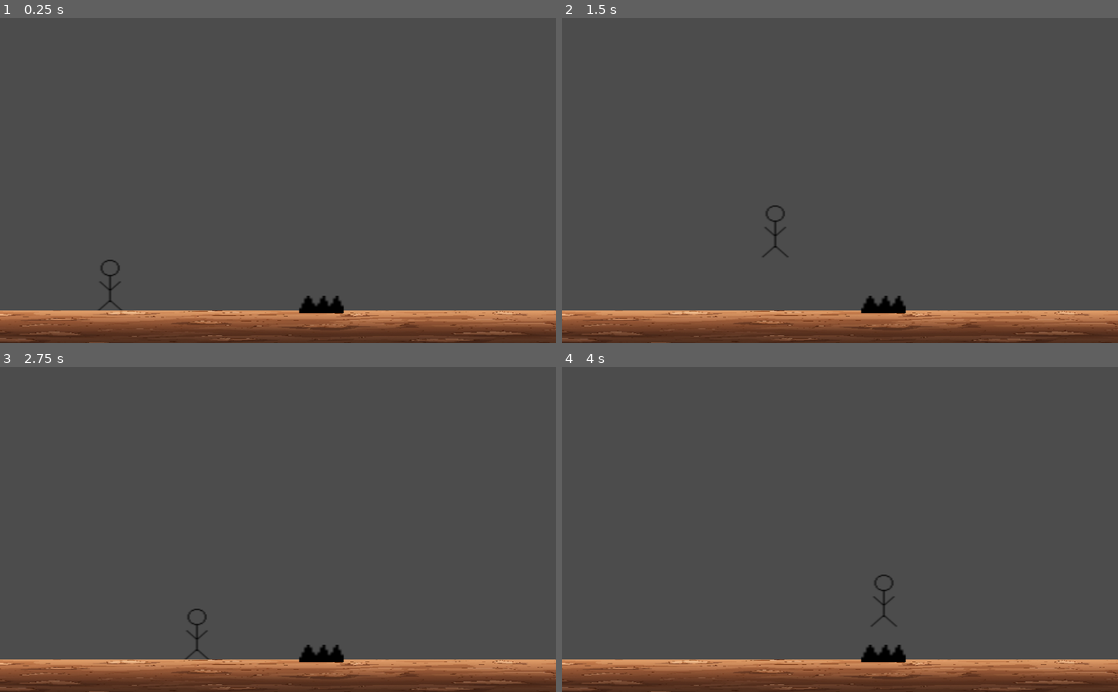
Above: before the commit, frames 1-4 (two rows, left to right).
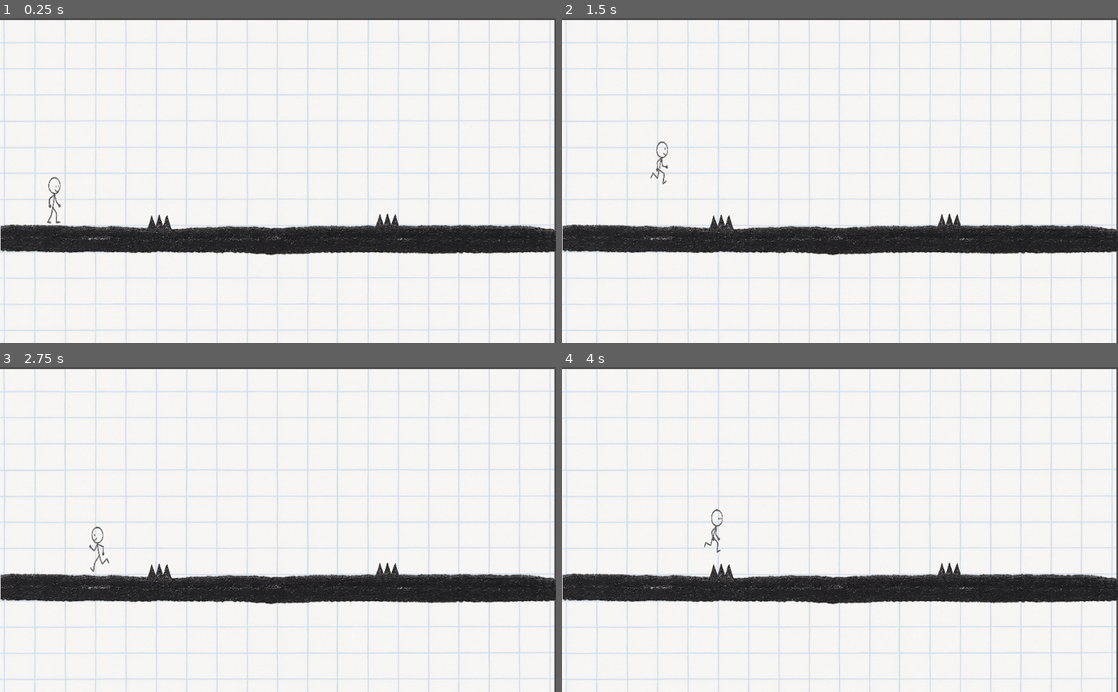
Above: after the commit, the same moments.

Repository: DanielaMarjina/Level-Devil
Game: Godot game, scene res://Main.tscn
The game is run twice, just before and just after one commit, with the same random seed, the same clock (stepped at 60 frames per second) and the same inputs.
Inputs:
- Up to frame 1 (0.25 s): no input
- Up to frame 2 (1.5 s): tap Enter at 0.5 s; hold Right (ui_right) from 0.53 s (still down); tap Up (ui_up) at 0.77 s
- Up to frame 3 (2.75 s): tap Up (ui_up) at 1.52 s; release Right (ui_right) at 2.03 s; hold Left (ui_left) from 2.03 s (still down)
- Up to frame 4 (4 s): release Left (ui_left) at 2.78 s; hold Right (ui_right) from 2.78 s (still down); tap Up (ui_up) at 3.02, 3.77 s

The runs differ from the first frame. In frame 1, 98% of the frame differs, in the area x 0-100%, y 0-100%; in frame 2, 98%; in frame 3, 98%; in frame 4, 98%.

Commit message:
Primul Level, am modificat aspectul, am pus animatii, dar nu sunt wow

Diff:
--- a/Main.tscn
+++ b/Main.tscn
@@ -1,28 +1,167 @@
-[gd_scene load_steps=5 format=2]
+[gd_scene load_steps=25 format=2]
 
 [ext_resource path="res://Player.tscn" type="PackedScene" id=1]
-[ext_resource path="res://—Pngtree—cartoon style ground texture seamless_15284635.jpg" type="Texture" id=2]
+[ext_resource path="res://ChatGPT Image Dec 5, 2025 at 11_56_46 PM.png" type="Texture" id=2]
 [ext_resource path="res://Spike.tscn" type="PackedScene" id=3]
+[ext_resource path="res://ChatGPT Image Dec 5, 2025 at 11_47_54 PM.png" type="Texture" id=4]
+[ext_resource path="res://Spike2.gd" type="Script" id=5]
+[ext_resource path="res://StartChase.gd" type="Script" id=6]
+[ext_resource path="res://ChatGPT Image Dec 6, 2025 at 12_05_59 AM.png" type="Texture" id=7]
+[ext_resource path="res://ChatGPT Image Dec 6, 2025 at 11_49_32 AM.png" type="Texture" id=8]
+
+[sub_resource type="AtlasTexture" id=13]
+flags = 4
+atlas = ExtResource( 8 )
+region = Rect2( 0, 0, 256, 341 )
+
+[sub_resource type="AtlasTexture" id=14]
+flags = 4
+atlas = ExtResource( 8 )
+region = Rect2( 0, 0, 256, 341 )
+
+[sub_resource type="AtlasTexture" id=15]
+flags = 4
+atlas = ExtResource( 8 )
+region = Rect2( 256, 0, 256, 341 )
+
+[sub_resource type="AtlasTexture" id=16]
+flags = 4
+atlas = ExtResource( 8 )
+region = Rect2( 768, 341, 256, 341 )
+
+[sub_resource type="AtlasTexture" id=17]
+flags = 4
+atlas = ExtResource( 8 )
+region = Rect2( 0, 682, 256, 341 )
+
+[sub_resource type="AtlasTexture" id=5]
+flags = 4
+atlas = ExtResource( 8 )
+region = Rect2( 0, 0, 256, 341 )
+
+[sub_resource type="AtlasTexture" id=6]
+flags = 4
+atlas = ExtResource( 8 )
+region = Rect2( 256, 0, 256, 341 )
+
+[sub_resource type="AtlasTexture" id=7]
+flags = 4
+atlas = ExtResource( 8 )
+region = Rect2( 512, 0, 256, 341 )
+
+[sub_resource type="AtlasTexture" id=8]
+flags = 4
+atlas = ExtResource( 8 )
+region = Rect2( 768, 0, 256, 341 )
+
+[sub_resource type="AtlasTexture" id=9]
+flags = 4
+atlas = ExtResource( 8 )
+region = Rect2( 0, 341, 256, 341 )
+
+[sub_resource type="AtlasTexture" id=10]
+flags = 4
+atlas = ExtResource( 8 )
+region = Rect2( 256, 341, 256, 341 )
+
+[sub_resource type="AtlasTexture" id=11]
+flags = 4
+atlas = ExtResource( 8 )
+region = Rect2( 512, 341, 256, 341 )
+
+[sub_resource type="SpriteFrames" id=4]
+animations = [ {
+"frames": [ SubResource( 13 ) ],
+"loop": true,
+"name": "idle",
+"speed": 5.0
+}, {
+"frames": [ SubResource( 14 ), SubResource( 15 ), SubResource( 16 ), SubResource( 17 ) ],
+"loop": true,
+"name": "jump",
+"speed": 14.0
+}, {
+"frames": [ SubResource( 5 ), SubResource( 6 ), SubResource( 7 ), SubResource( 8 ), SubResource( 9 ), SubResource( 10 ), SubResource( 11 ) ],
+"loop": true,
+"name": "run",
+"speed": 14.0
+} ]
 
 [sub_resource type="RectangleShape2D" id=1]
-extents = Vector2( 579.75, 27 )
+extents = Vector2( 1087.38, 30.5 )
+
+[sub_resource type="RectangleShape2D" id=2]
+extents = Vector2( 18.504, 40.9883 )
+
+[sub_resource type="CircleShape2D" id=3]
+radius = 10.3769
 
 [node name="Main" type="Node2D"]
 
 [node name="Player" parent="." instance=ExtResource( 1 )]
 position = Vector2( 146, 458 )
 
+[node name="AnimatedSprite" type="AnimatedSprite" parent="Player"]
+position = Vector2( 60, -10 )
+rotation = -0.00796509
+scale = Vector2( 0.5, 0.6 )
+frames = SubResource( 4 )
+animation = "idle"
+playing = true
+
 [node name="Ground" type="StaticBody2D" parent="."]
 position = Vector2( -1, -1 )
 
 [node name="Sprite" type="Sprite" parent="Ground"]
-position = Vector2( 568.375, 572.75 )
-scale = Vector2( 0.198017, 0.019761 )
+position = Vector2( 1140, 572.75 )
+scale = Vector2( 1.48, 1.8 )
 texture = ExtResource( 2 )
 
 [node name="CollisionShape2D" type="CollisionShape2D" parent="Ground"]
-position = Vector2( 581.25, 574 )
+position = Vector2( 1076.62, 570.5 )
 shape = SubResource( 1 )
 
 [node name="Spike" parent="." instance=ExtResource( 3 )]
-position = Vector2( 541, 511 )
+position = Vector2( 557, 505 )
+rotation = -0.0152327
+scale = Vector2( 1.2, 1.3 )
+
+[node name="Spike2" type="KinematicBody2D" parent="."]
+position = Vector2( 1500, 505 )
+rotation = 1.52833
+script = ExtResource( 5 )
+
+[node name="Sprite" type="Sprite" parent="Spike2"]
+position = Vector2( 15, 1 )
+rotation = -1.52189
+scale = Vector2( 0.12, 0.13 )
+texture = ExtResource( 7 )
+
+[node name="CollisionShape2D" type="CollisionShape2D" parent="Spike2"]
+position = Vector2( 13.4344, 1.75244 )
+rotation = 0.0317915
+shape = SubResource( 2 )
+
+[node name="StartChase" type="Area2D" parent="."]
+script = ExtResource( 6 )
+
+[node name="CollisionShape2D" type="CollisionShape2D" parent="StartChase"]
+position = Vector2( 700, 530 )
+rotation = -2.21008
+scale = Vector2( 5, 5 )
+shape = SubResource( 3 )
+
+[node name="Camera2D" type="Camera2D" parent="."]
+rotation = -1.25464
+offset = Vector2( 1, -118 )
+anchor_mode = 0
+current = true
+zoom = Vector2( 2.1, 1.7 )
+
+[node name="Background" type="Sprite" parent="."]
+show_behind_parent = true
+position = Vector2( 1070, 400 )
+scale = Vector2( 1.4, 1 )
+texture = ExtResource( 4 )
+
+[connection signal="body_entered" from="StartChase" to="Spike2" method="_on_StartChase_body_entered"]
--- a/Player.gd
+++ b/Player.gd
@@ -6,16 +6,55 @@
 var jump_force = -350
 
 func _physics_process(delta):
+	# gravitație
 	velocity.y += gravity * delta
 
+	# mișcare pe X
+	var direction = 0
 	if Input.is_action_pressed("ui_right"):
+		direction = 1
 		velocity.x = speed
 	elif Input.is_action_pressed("ui_left"):
+		direction = -1
 		velocity.x = -speed
 	else:
 		velocity.x = 0
 
+	# săritură
 	if Input.is_action_just_pressed("ui_up") and is_on_floor():
 		velocity.y = jump_force
 
+	# mișcare fizică
 	velocity = move_and_slide(velocity, Vector2.UP)
+
+	# actualizăm animația în funcție de direcție & dacă e pe podea
+	_update_animation(direction)
+
+
+func _update_animation(direction):
+	var anim = $AnimatedSprite   # schimbă dacă nodul tău are alt nume
+
+	# întoarce sprite-ul stânga/dreapta
+	if direction != 0:
+		anim.flip_h = direction < 0
+
+	# dacă NU e pe podea -> săritură
+	if not is_on_floor():
+		# dacă ai animație "jump"
+		if anim.animation != "jump":
+			anim.play("jump")
+		return
+
+	# dacă e pe podea:
+	if direction == 0:
+		# stă pe loc -> idle (sau primul frame din run)
+		if anim.animation != "idle":
+			anim.play("idle")
+			# dacă nu ai animație "idle", poți face:
+			# anim.play("run")
+			# anim.stop()
+			# anim.frame = 0
+	else:
+		# se mișcă pe X -> run
+		if anim.animation != "run":
+			anim.play("run")
--- a/Player.tscn
+++ b/Player.tscn
@@ -1,19 +1,13 @@
-[gd_scene load_steps=4 format=2]
+[gd_scene load_steps=3 format=2]
 
 [ext_resource path="res://Player.gd" type="Script" id=1]
-[ext_resource path="res://pixil.png" type="Texture" id=2]
 
 [sub_resource type="RectangleShape2D" id=1]
-extents = Vector2( 33.5, 52.5 )
+extents = Vector2( 33.5, 66.5 )
 
 [node name="Player" type="KinematicBody2D"]
 script = ExtResource( 1 )
 
-[node name="Sprite" type="Sprite" parent="."]
-position = Vector2( 57.6025, 36.3174 )
-scale = Vector2( 2.25166, 1.98802 )
-texture = ExtResource( 2 )
-
 [node name="CollisionShape2D" type="CollisionShape2D" parent="."]
-position = Vector2( 58.5, 34.5 )
+position = Vector2( 58.5, 20.5 )
 shape = SubResource( 1 )
--- a/Spike.tscn
+++ b/Spike.tscn
@@ -1,7 +1,7 @@
 [gd_scene load_steps=4 format=2]
 
 [ext_resource path="res://Spike.gd" type="Script" id=1]
-[ext_resource path="res://spike.png" type="Texture" id=2]
+[ext_resource path="res://ChatGPT Image Dec 6, 2025 at 12_05_59 AM.png" type="Texture" id=2]
 
 [sub_resource type="RectangleShape2D" id=1]
 extents = Vector2( 41.25, 16.375 )
@@ -10,8 +10,8 @@
 script = ExtResource( 1 )
 
 [node name="Sprite" type="Sprite" parent="."]
-position = Vector2( 50.875, 18.125 )
-scale = Vector2( 4.83824, 4.53571 )
+position = Vector2( 50, 15 )
+scale = Vector2( 0.1, 0.1 )
 texture = ExtResource( 2 )
 
 [node name="CollisionShape2D" type="CollisionShape2D" parent="."]
--- /dev/null
+++ b/Spike2.gd
@@ -0,0 +1,65 @@
+extends KinematicBody2D
+
+# Faza 1 – vine spre tine (rapid)
+export var start_speed := 40.0        # viteza inițială la plecare
+export var acceleration := 3000.0     # cât de repede accelerează
+export var max_speed := 400000.0      # viteza maximă pe prima trecere
+
+# Faza 2 – se întoarce (mai încet)
+export var return_start_speed := 80.0     # viteza inițială la întoarcere
+export var return_acceleration := 2000.0   # accelerația la întoarcere
+export var return_max_speed := 4000000.0      # viteza maximă la întoarcere
+
+# Limite (în afara camerei, le reglezi tu din Inspector)
+export var left_limit := -200.0      # cât de mult iese în stânga înainte să întoarcă
+export var right_limit := 2000.0     # cât de mult iese în dreapta înainte să dispară
+
+var current_speed := 0.0
+var active := false
+var returning := false   # false = vine prima oară spre tine, true = se întoarce
+
+func _physics_process(delta):
+	if not active:
+		return
+
+	# Alegem parametrii în funcție de fază (prima trecere sau întoarcere)
+	var acc := acceleration
+	var max_spd := max_speed
+	var dir := -1   # -1 = spre stânga (prima trecere)
+
+	if returning:
+		acc = return_acceleration
+		max_spd = return_max_speed
+		dir = 1    # la întoarcere merge spre dreapta
+
+	# creștem viteza până la limita fazei curente
+	current_speed = min(current_speed + acc * delta, max_spd)
+
+	# mișcare pe X în funcție de direcție
+	var motion = Vector2(dir * current_speed * delta, 0)
+
+	var collision = move_and_collide(motion)
+	if collision and collision.collider and collision.collider.name == "Player":
+		get_tree().reload_current_scene()
+
+	# LOGICA LIMITELOR
+
+	# 1) Prima trecere: când a ieșit suficient de mult în stânga, îl întoarcem
+	if not returning and position.x < left_limit:
+		position.x = left_limit
+		returning = true
+		# resetăm viteza pentru faza a 2-a (mai lentă)
+		current_speed = return_start_speed
+
+	# 2) A doua trecere: când a ieșit suficient de mult în dreapta, îl scoatem din joc
+	if returning and position.x > right_limit:
+		# e complet în afara cadrului -> nu ne mai interesează
+		queue_free()     # sau active = false; hide(); etc, cum preferi
+
+func start_chase():
+	active = true
+	current_speed = start_speed    # pornește deja cu o viteză minimă
+
+func _on_StartChase_body_entered(body):
+	if body.name == "Player":
+		start_chase()
--- /dev/null
+++ b/StartChase.gd
@@ -0,0 +1,16 @@
+extends Area2D
+
+
+# Declare member variables here. Examples:
+# var a = 2
+# var b = "text"
+
+
+# Called when the node enters the scene tree for the first time.
+func _ready():
+	pass # Replace with function body.
+
+
+# Called every frame. 'delta' is the elapsed time since the previous frame.
+#func _process(delta):
+#	pass
--- a/project.godot
+++ b/project.godot
@@ -38,7 +38,6 @@
 "deadzone": 0.5,
 "events": [ Object(InputEventKey,"resource_local_to_scene":false,"resource_name":"","device":0,"alt":false,"shift":false,"control":false,"meta":false,"command":false,"pressed":false,"scancode":16777232,"physical_scancode":0,"unicode":0,"echo":false,"script":null)
 , Object(InputEventJoypadButton,"resource_local_to_scene":false,"resource_name":"","device":0,"button_index":12,"pressure":0.0,"pressed":false,"script":null)
-, Object(InputEventKey,"resource_local_to_scene":false,"resource_name":"","device":0,"alt":false,"shift":false,"control":false,"meta":false,"command":false,"pressed":false,"scancode":0,"physical_scancode":87,"unicode":0,"echo":false,"script":null)
 , Object(InputEventKey,"resource_local_to_scene":false,"resource_name":"","device":0,"alt":false,"shift":false,"control":false,"meta":false,"command":false,"pressed":false,"scancode":0,"physical_scancode":32,"unicode":0,"echo":false,"script":null)
  ]
 }
Binary file added: ChatGPT Image Dec 5, 2025 at 11_47_54 PM.png
Not shown, added: ChatGPT Image Dec 5, 2025 at 11_47_54 PM.png.import
Binary file added: ChatGPT Image Dec 5, 2025 at 11_56_46 PM.png
Not shown, added: ChatGPT Image Dec 5, 2025 at 11_56_46 PM.png.import
Binary file added: ChatGPT Image Dec 6, 2025 at 11_49_32 AM.png
Not shown, added: ChatGPT Image Dec 6, 2025 at 11_49_32 AM.png.import
Binary file added: ChatGPT Image Dec 6, 2025 at 12_05_59 AM.png
Not shown, added: ChatGPT Image Dec 6, 2025 at 12_05_59 AM.png.import
Binary file added: Sprite Player.png
Not shown, added: Sprite Player.png.import
Binary file added: background3-720.jpeg
Not shown, added: background3-720.jpeg.import
(and 3 more such lines)
